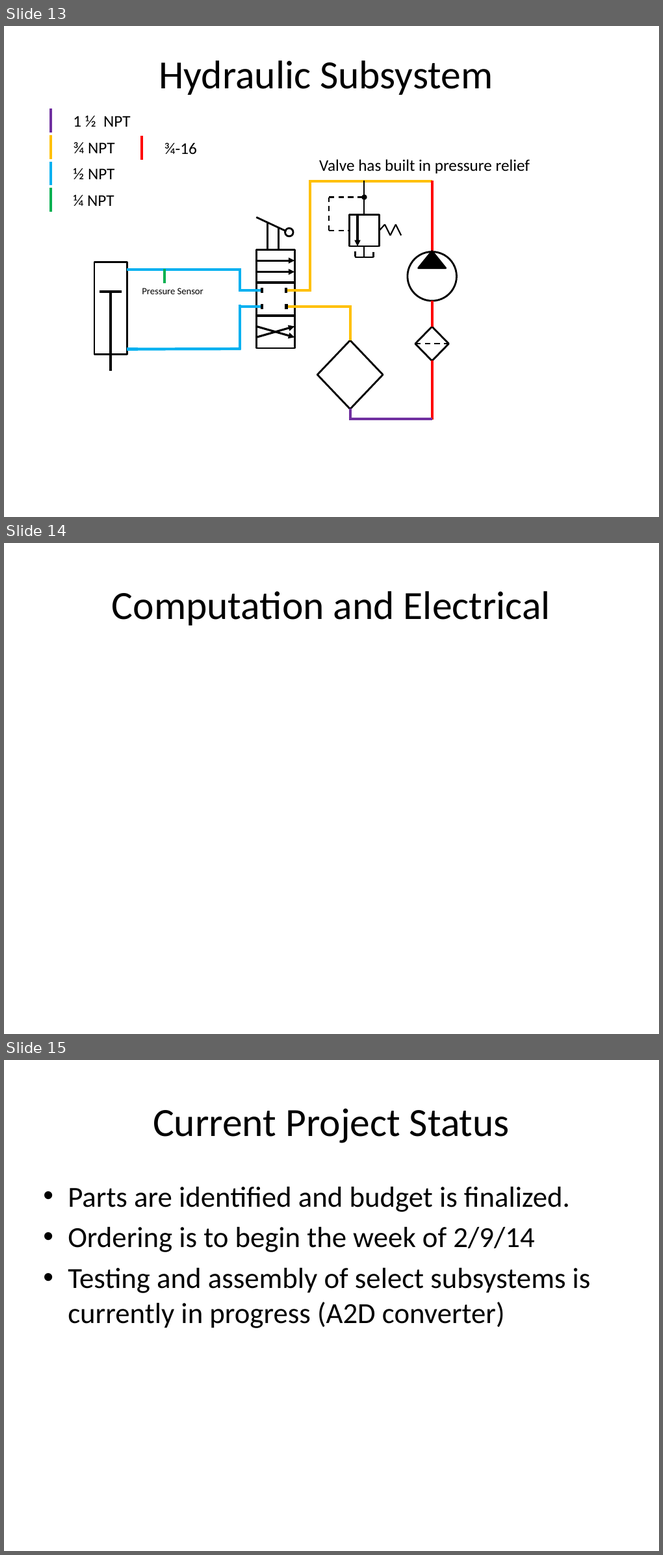
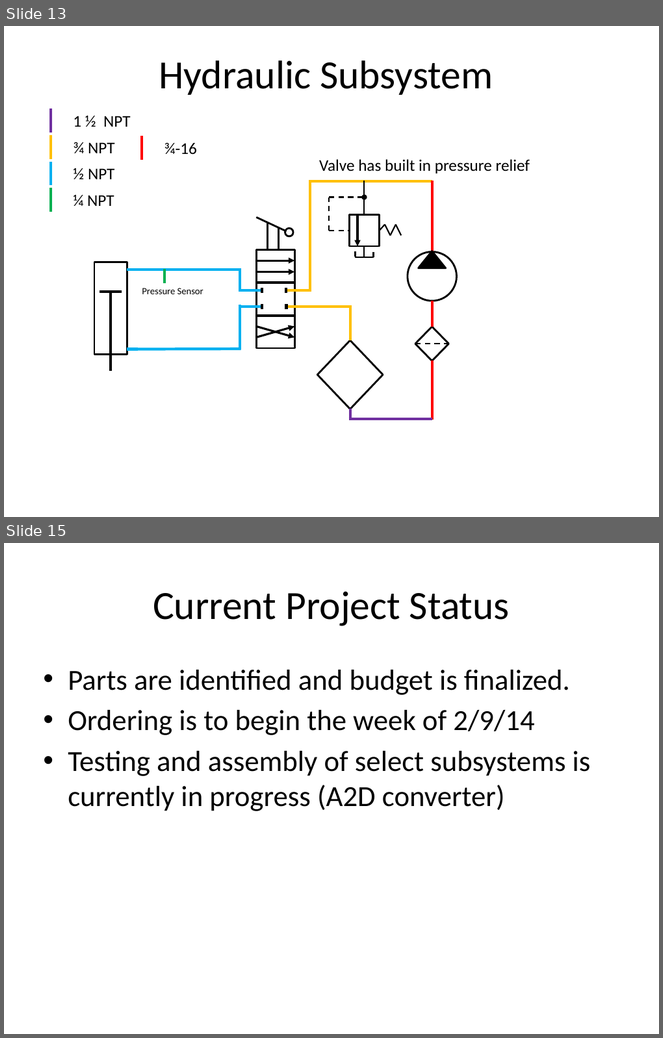
Before and after one commit to TheBengineer/Bridge-Tester, a slide deck: Presentations/February 10, 2014/Bridge Tester.pptx. Shown one above the other, each under a label of ours: slides 13, 14 and 15 before the commit, slides 13 and 15 after it; the slides between them are not shown. The pictures are 663x1555 and 663x1038 pixels, drawn with LibreOffice and Linux fonts; fonts in the diff are those of the drawing. Boxes give left, top, right and bottom in pixels: in the first picture for what was removed or moved away, otherwise in the second. Text is boxed around its words. In the diff, an @@ line names an element or a change of style, - is before the commit and + after.

```diff
--- a/Presentations/February 10, 2014/Bridge Tester.pptx
+++ b/Presentations/February 10, 2014/Bridge Tester.pptx
@@ slide 14 removed at (x1=4, y1=543, x2=659, y2=1034), background #FFFFFF @@
@@ title removed at (x1=112, y1=591, x2=551, y2=626) @@
-Computation and Electrical
```
Also in this commit, not shown: 3 slides added.
